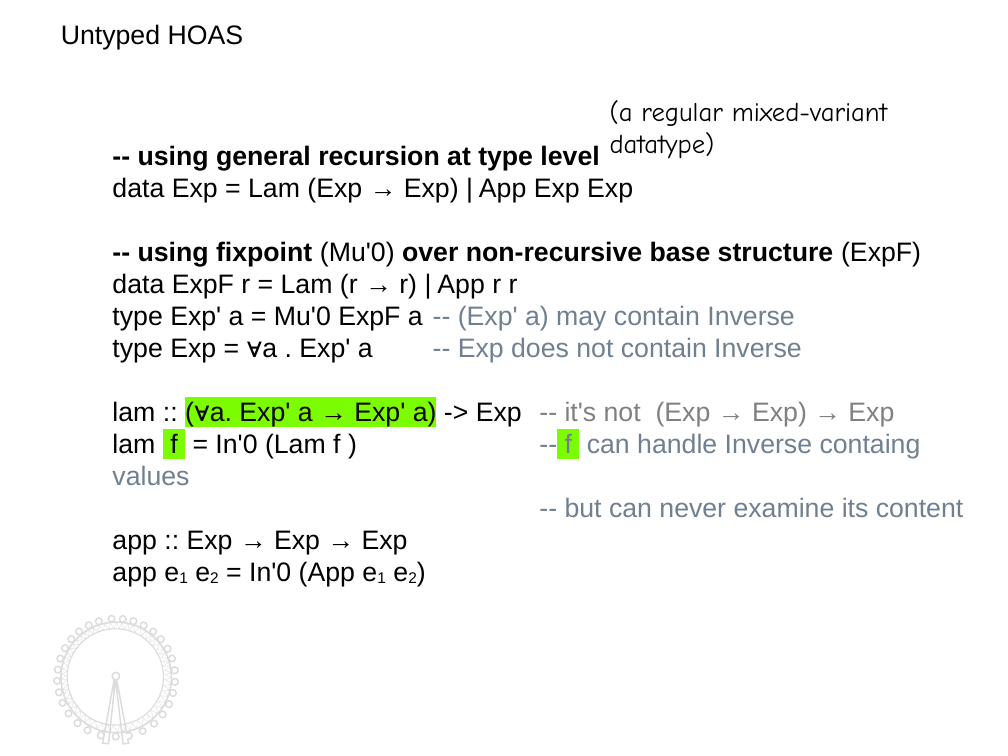
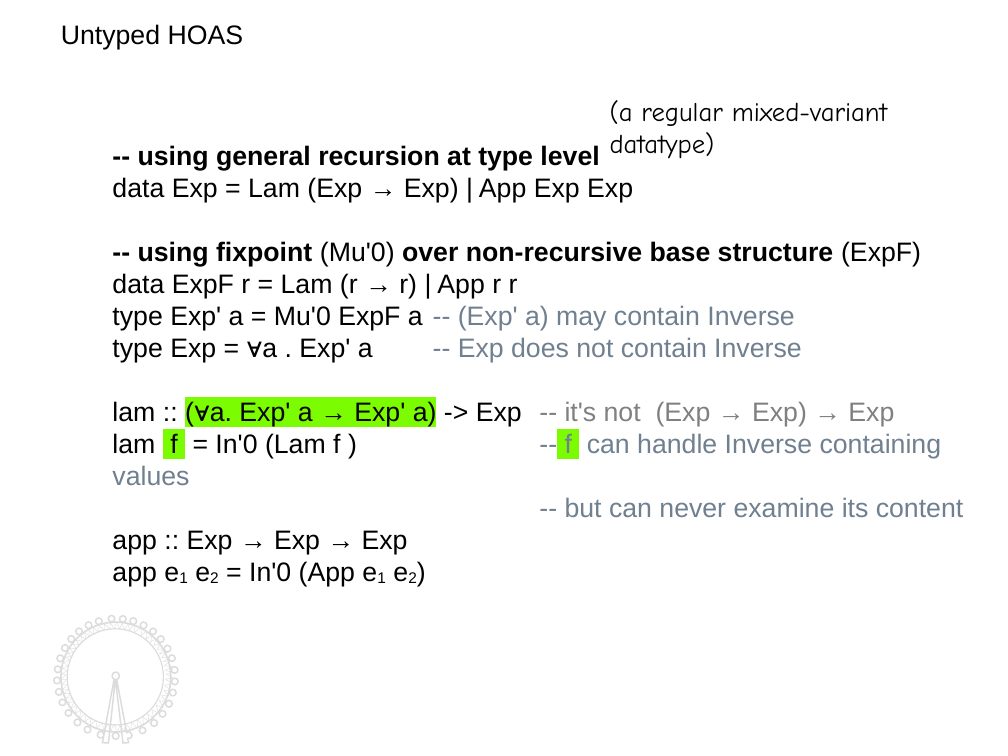
Before and after one commit to kyagrd/naxPapers, a slide deck: slide 9 of draft/TYPES13/ppt/myslide.odp. Drawn at 1008x756 pixels with LibreOffice and Linux fonts; fonts in the diff are those of the drawing. Boxes give left, top, right and bottom in pixels: in the first picture for what was removed or moved away, otherwise in the second. Text is boxed around its words. In the diff, an @@ line names an element or a change of style, - is before the commit and + after.

```diff
--- a/draft/TYPES13/ppt/myslide.odp
+++ b/draft/TYPES13/ppt/myslide.odp
@@ text at bbox=[112, 433, 942, 485]: text changed @@
-lam f = In'0 (Lam f ) -- f can handle Inverse containg values
+lam f = In'0 (Lam f ) -- f can handle Inverse containing values
```
Also in this commit, not shown: 16 other slides changed, 1 other file.
